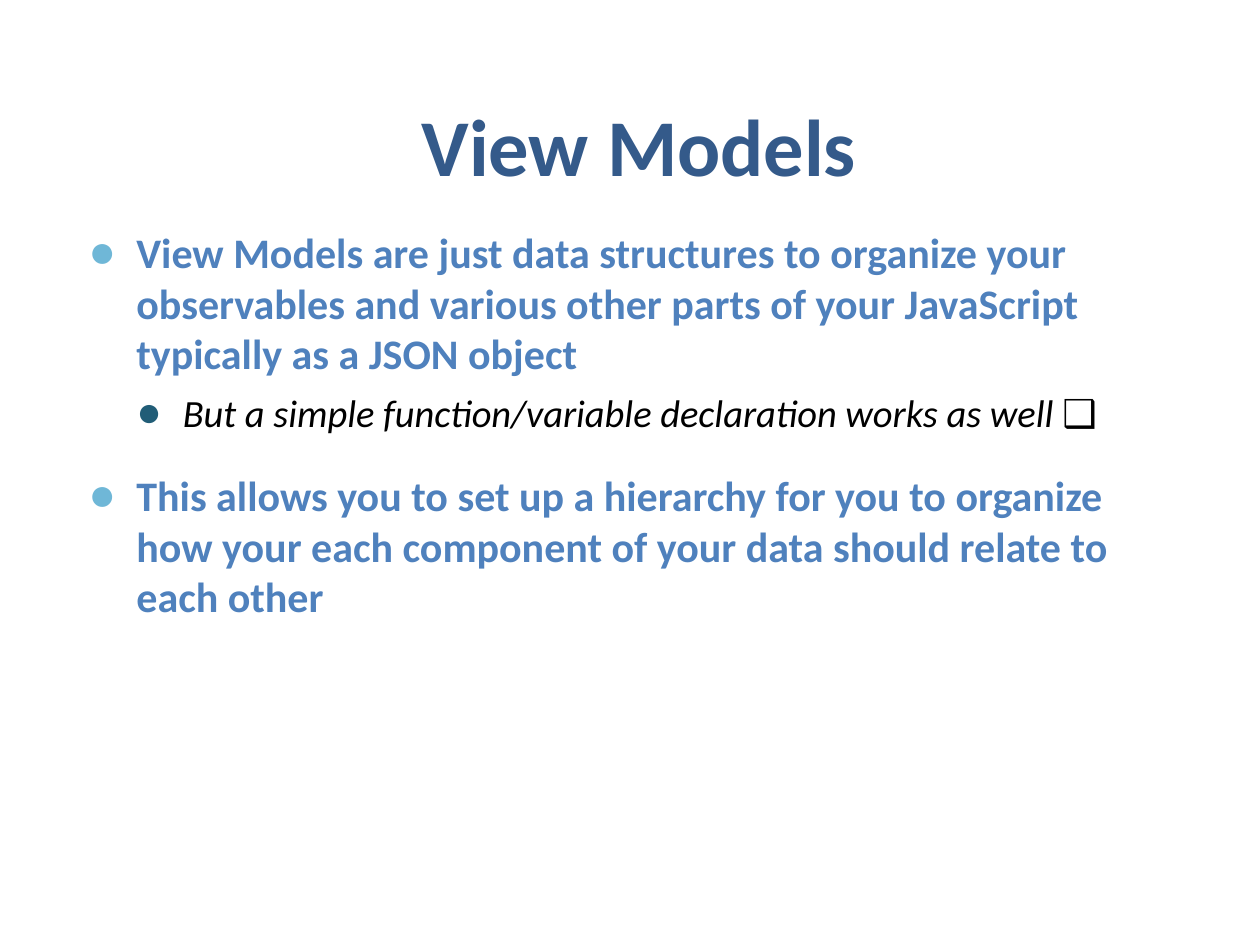
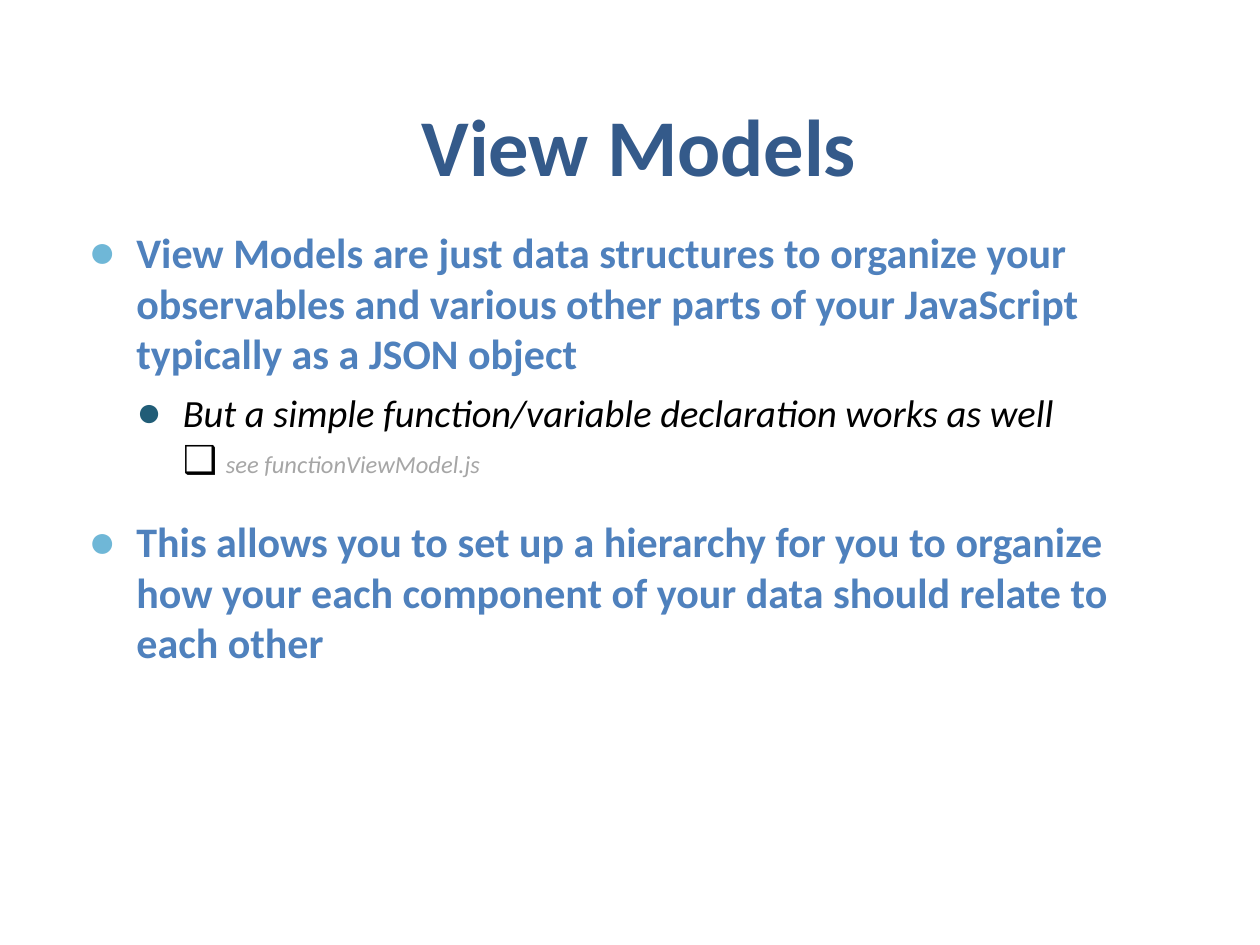
Before and after one commit to samnau/knockout-templating, a slide deck: slide 4 of Knockout Templating - slides.pptx (slide 5 before the commit). Drawn at 1260x945 pixels with LibreOffice and Linux fonts; fonts in the diff are those of the drawing; background and template pictures are left out. Boxes give left, top, right and bottom in pixels: in the first picture for what was removed or moved away, otherwise in the second. Text is boxed around its words. In the diff, an @@ line names an element or a change of style, - is before the commit and + after.

```diff
--- a/Knockout Templating - slides.pptx
+++ b/Knockout Templating - slides.pptx
@@ text at (x1=183, y1=400, x2=1053, y2=477): text changed @@
-  ● But a simple function/variable declaration works as well ❑
+  ● But a simple function/variable declaration works as well
+    ❑ see functionViewModel.js
```
Also in this commit, not shown: 9 other slides changed, 1 slide removed, 1 other file.
